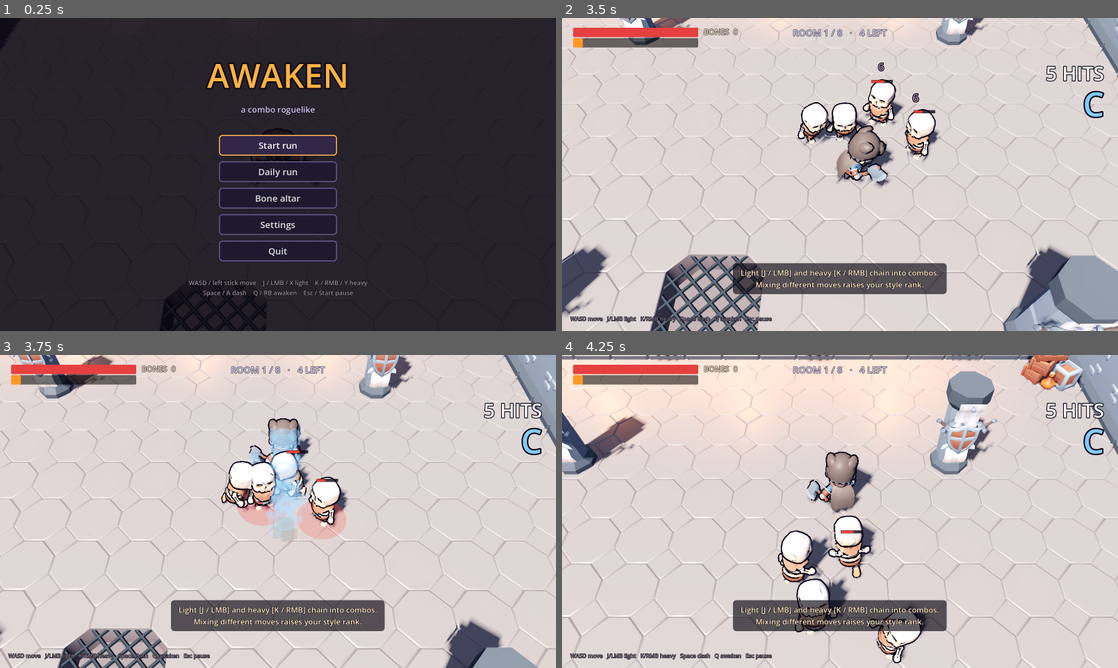
Above: before the commit, frames 1-4 (two rows, left to right).
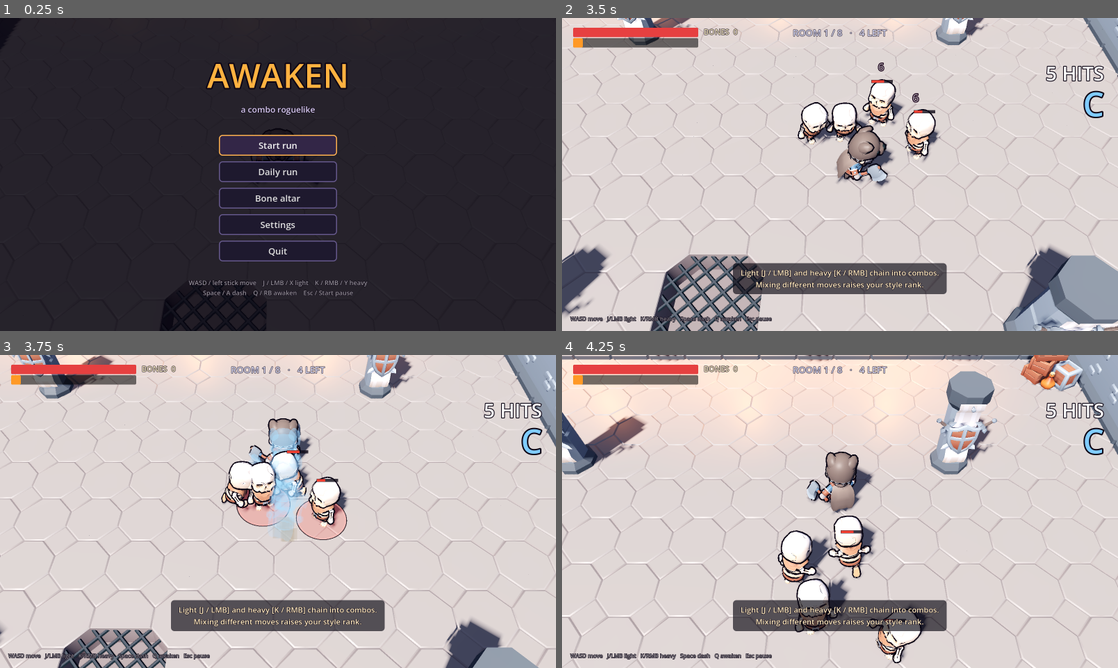
Above: after the commit, the same moments.

Repository: zakpruitt/no-name-game
Game: Godot game, scene res://scenes/main.tscn
The game is run twice, just before and just after one commit, with the same random seed, the same clock (stepped at 60 frames per second) and the same inputs.
Inputs (mouse positions are in pixels of both pictures, inside the frame that each line leads up to):
- Up to frame 1 (0.25 s): no input
- Up to frame 2 (3.5 s): click "Start run" at 0.5 s; tap Enter (restart) at 1.25 s; move the mouse to (962, 158) at 1.27 s; hold D (move_right) 1.28-2.03 s; hold K (attack_heavy) 1.28-2.03 s; click (962, 158) at 1.42 s; move the mouse to (728, 190) at 2.02 s; hold S (move_down) 2.03-2.78 s; tap J (attack_light) at 2.1 s; move the mouse to (895, 105) at 2.77 s; hold D (move_right) from 2.78 s (still down); tap Q (awaken) at 2.85 s
- Up to frame 3 (3.75 s): move the mouse to (250, 574) at 3.52 s; release D (move_right) at 3.53 s; hold W (move_up) from 3.53 s (still down); tap Space (dash) at 3.6 s; click (250, 574) at 3.67 s
- Up to frame 4 (4.25 s): keep holding W (move_up)

Frames 1-2 are identical in both runs. In frame 3, 0.1% of the frame differs, in the area x 42-63%, y 43-60%; in frame 4, nothing differs.

Commit message:
feat(enemy): pulsing rim and dark outline on attack telegraphs
Attack rings get a light rim that pulses faster as the windup ends and a dark outline, so the reach reads on bright tiles without relying on colour. Tune with enemy.EDGE_*; the boss refits it when resizing its ring.

Diff:
--- a/scripts/boss.gd
+++ b/scripts/boss.gd
@@ -385,6 +385,7 @@
 	var mesh := _telegraph.mesh as CylinderMesh
 	mesh.top_radius = r
 	mesh.bottom_radius = r
+	fit_edge(r)
 	_telegraph_mat.albedo_color = color
 
 
--- a/scripts/enemy.gd
+++ b/scripts/enemy.gd
@@ -107,6 +107,9 @@
 var _player: Node3D
 var _telegraph: MeshInstance3D
 var _telegraph_mat: StandardMaterial3D
+var _edge: MeshInstance3D  # bright pulsing rim + dark outline on the telegraph ring
+var _edge_mat: StandardMaterial3D
+var _edge_t := 0.0
 var _attack_cd := 0.0
 var _freeze_t := 0.0
 var _frozen_speed := -1.0
@@ -190,6 +193,8 @@
 
 
 func _physics_process(delta: float) -> void:
+	if _telegraph.visible:
+		_pulse_edge(delta)
 	# Hit freeze: hold the pose and shudder; knockback starts once it ends.
 	if _freeze_t > 0.0:
 		_freeze_t -= delta
@@ -716,6 +721,60 @@
 	add_child(light)
 
 
+## Telegraph rims: a dark outline and a light, pulsing edge on every attack
+## ring, so the reach reads on bright tiles and doesn't rely on colour alone.
+## The pulse quickens as the windup runs out. Tune EDGE_*.
+const EDGE_WIDTH := 0.16  # m, light rim inside the ring's edge
+const EDGE_OUTLINE := 0.07  # m, dark outline just outside it
+const EDGE_PULSE_HZ := Vector2(3.0, 9.0)  # pulses/s at windup start, end
+
+
+func _build_edge(r: float) -> void:
+	_edge = MeshInstance3D.new()
+	var rim := TorusMesh.new()
+	rim.rings = 48
+	rim.ring_segments = 4
+	_edge_mat = StandardMaterial3D.new()
+	_edge_mat.shading_mode = BaseMaterial3D.SHADING_MODE_UNSHADED
+	_edge_mat.transparency = BaseMaterial3D.TRANSPARENCY_ALPHA
+	rim.material = _edge_mat
+	_edge.mesh = rim
+	var outline := MeshInstance3D.new()
+	var dark := TorusMesh.new()
+	dark.rings = 48
+	dark.ring_segments = 4
+	var dark_mat := StandardMaterial3D.new()
+	dark_mat.shading_mode = BaseMaterial3D.SHADING_MODE_UNSHADED
+	dark_mat.transparency = BaseMaterial3D.TRANSPARENCY_ALPHA
+	dark_mat.albedo_color = Color(0.05, 0.02, 0.05, 0.8)
+	dark.material = dark_mat
+	outline.mesh = dark
+	_edge.add_child(outline)
+	for mi: MeshInstance3D in [_edge, outline]:
+		mi.cast_shadow = GeometryInstance3D.SHADOW_CASTING_SETTING_OFF
+	_telegraph.add_child(_edge)
+	fit_edge(r)
+
+
+## Match the rim to a ring of radius r (boss.gd resizes its telegraph).
+func fit_edge(r: float) -> void:
+	var rim := _edge.mesh as TorusMesh
+	rim.inner_radius = r - EDGE_WIDTH
+	rim.outer_radius = r
+	var dark := (_edge.get_child(0) as MeshInstance3D).mesh as TorusMesh
+	dark.inner_radius = r
+	dark.outer_radius = r + EDGE_OUTLINE
+	_edge.scale = Vector3(1.0, 0.3, 1.0)
+
+
+func _pulse_edge(delta: float) -> void:
+	var k := clampf(_state_t / maxf(attack_windup, 0.01), 0.0, 1.0) if state == State.WINDUP else 1.0
+	_edge_t += delta * lerpf(EDGE_PULSE_HZ.x, EDGE_PULSE_HZ.y, k)
+	var pulse := 0.5 + 0.5 * sin(_edge_t * TAU)
+	var c := _telegraph_mat.albedo_color
+	_edge_mat.albedo_color = Color(c.lerp(Color.WHITE, 0.7), lerpf(0.4, 1.0, pulse) * minf(c.a * 2.2, 1.0))
+
+
 func _build_telegraph() -> void:
 	_telegraph = MeshInstance3D.new()
 	var mesh := CylinderMesh.new()
@@ -738,6 +797,7 @@
 	_telegraph.position.y = 0.08
 	_telegraph.visible = false
 	add_child(_telegraph)
+	_build_edge(r)
 	if attack_kind == "line":
 		_telegraph_mat.albedo_color = Color(LINE_COLOR, 0.3)
 		# Long strip along the shot (pivot at the archer; rotated in _track_aim).
Not shown, changed: ROADMAP.md
